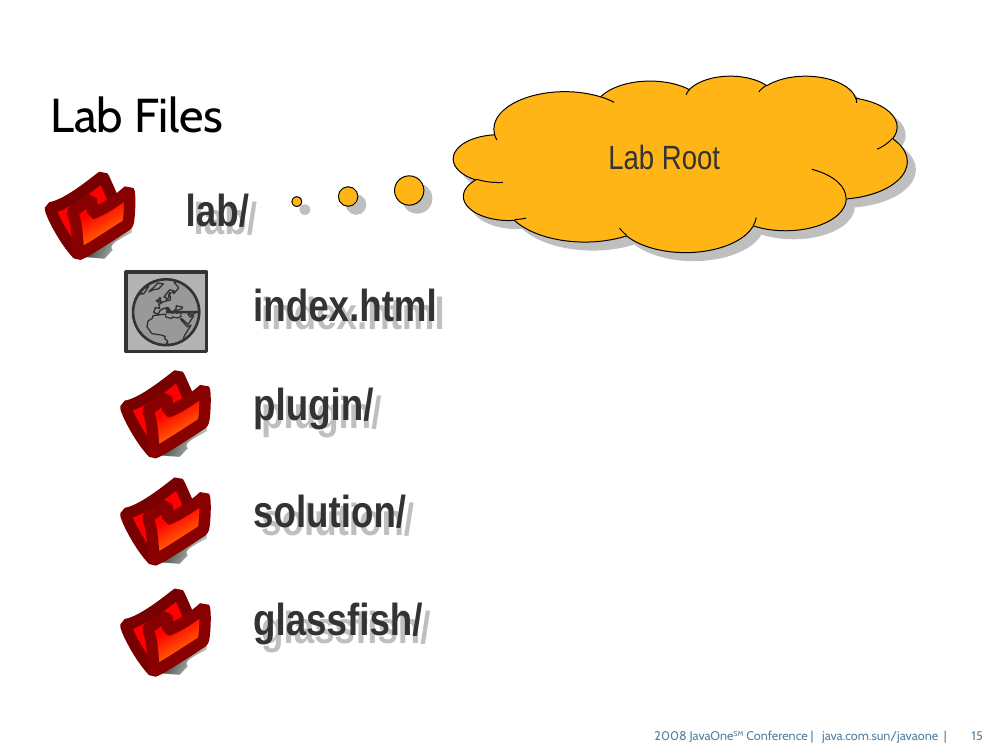
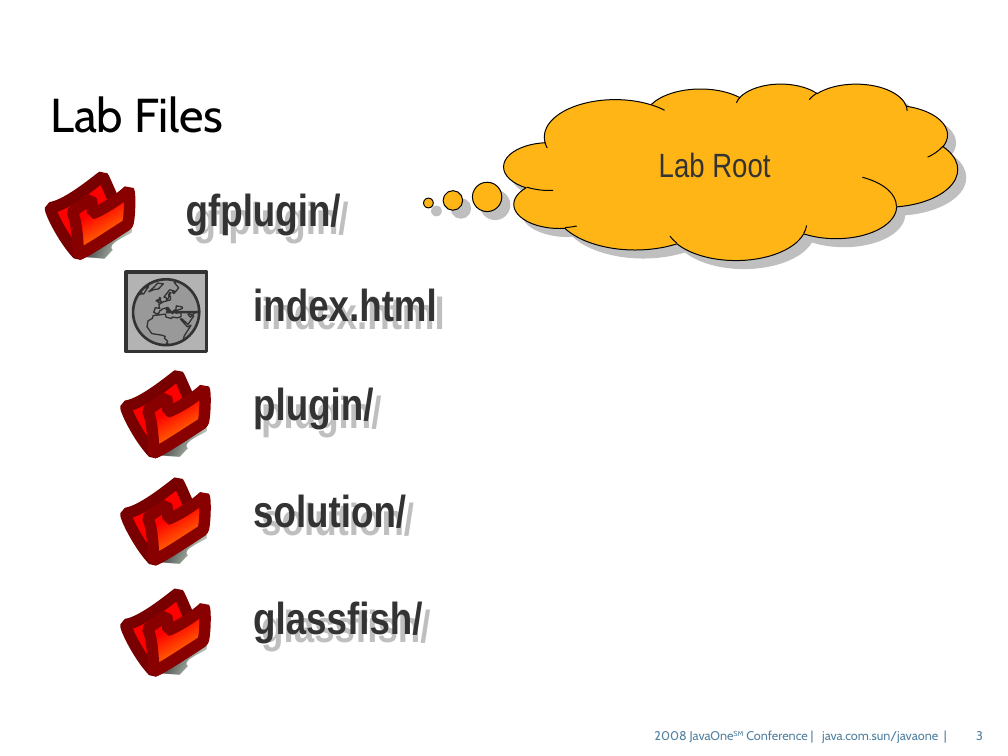
Before and after one commit to dmatej/Glassfish-SVN-Patched, a slide deck: slide 3 of v3/admingui/j1plugin/gfplugin/4520_gfplugin.odp (slide 15 before the commit). Drawn at 1008x756 pixels with LibreOffice and Linux fonts; fonts in the diff are those of the drawing; background and template pictures are left out. Boxes give left, top, right and bottom in pixels: in the first picture for what was removed or moved away, otherwise in the second. Text is boxed around its words. In the diff, an @@ line names an element or a change of style, - is before the commit and + after.

```diff
--- a/v3/admingui/j1plugin/gfplugin/4520_gfplugin.odp
+++ b/v3/admingui/j1plugin/gfplugin/4520_gfplugin.odp
@@ thought cloud "Lab Root": place and size @@
-thought cloud "Lab Root" at (454, 76, 907, 252)
+thought cloud "Lab Root" at (504, 84, 958, 260)
@@ thought cloud "Lab Root" at (504, 84, 958, 260): proportions changed @@
@@ text at (186, 190, 341, 235): text changed @@
-lab/
+gfplugin/
@@ page number at (976, 731, 983, 740): text changed @@
-15
+3
```
Also in this commit, not shown: 17 other slides changed, 1 slide removed.
